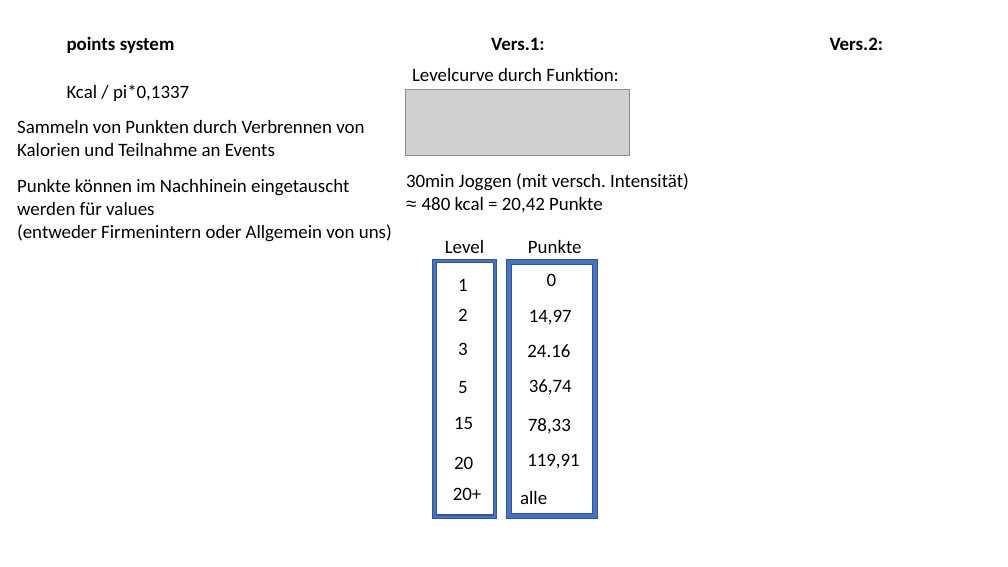
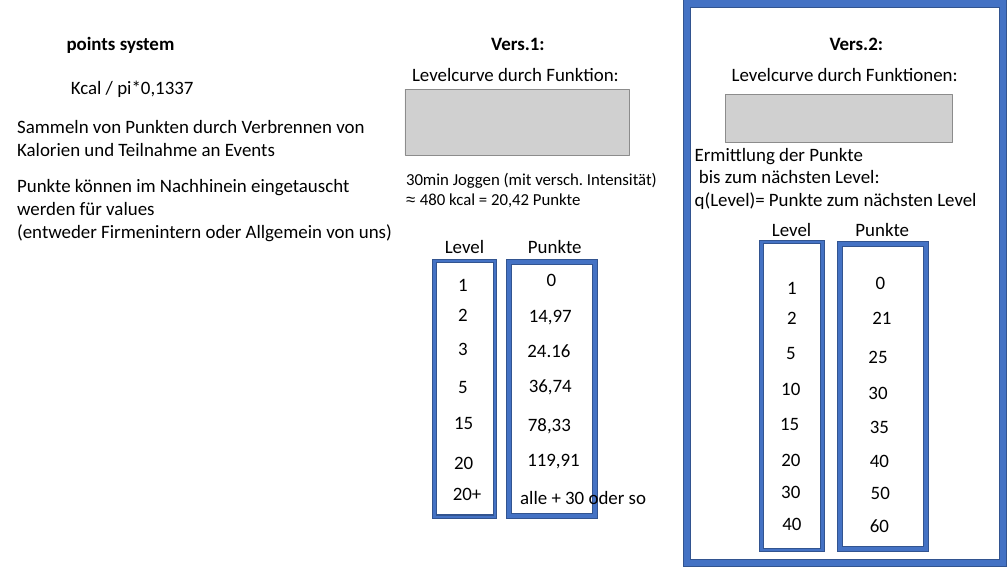
Before and after one commit to bennewehn/WorkFit, a slide deck: slide 1 of data/Streak and points.pptx. Drawn at 1008x567 pixels with LibreOffice and Linux fonts; fonts in the diff are those of the drawing; grey boxes stand for pictures. Boxes give left, top, right and bottom in pixels: in the first picture for what was removed or moved away, otherwise in the second. Text is boxed around its words. In the diff, an @@ line names an element or a change of style, - is before the commit and + after.

Commit message:
Finished level system

```diff
--- a/data/Streak and points.pptx
+++ b/data/Streak and points.pptx
@@ frame added at [684, 0, 1006, 567], fill #4472C4, outline #325491 1 pt @@
@@ text "Kcal / pi*0,1337": place and size @@
-text "Kcal / pi*0,1337" at [67, 84, 189, 101]
+text "Kcal / pi*0,1337" at [71, 80, 193, 97]
@@ text added at [732, 68, 958, 81], 18 pt, text #000000 @@
+Levelcurve durch Funktionen:
@@ picture added at [726, 95, 953, 143] @@
@@ text added at [695, 148, 976, 209], 18 pt, text #000000 @@
+Ermittlung der Punkte
+bis zum nächsten Level:
+q(Level)= Punkte zum nächsten Level
@@ text "30min Joggen (mit versch. Intensität)" at [406, 173, 657, 207]: size 18 to 16 pt @@
@@ text added at [772, 223, 811, 242], 18 pt, text #000000 @@
+Level
@@ text added at [855, 223, 909, 242], 18 pt, text #000000 @@
+Punkte
@@ frame added at [760, 240, 824, 552], fill #4472C4, outline #325491 1 pt @@
@@ frame added at [838, 241, 929, 552], fill #4472C4, outline #325491 1 pt @@
@@ text added at [787, 282, 797, 294], 18 pt, text #000000 @@
+1
@@ text added at [876, 276, 886, 289], 18 pt, text #000000 @@
+0
@@ text added at [787, 311, 797, 324], 18 pt, text #000000 @@
+2
@@ text added at [872, 311, 891, 324], 18 pt, text #000000 @@
+21
@@ text added at [786, 347, 796, 359], 18 pt, text #000000 @@
+5
@@ text added at [868, 350, 887, 363], 18 pt, text #000000 @@
+25
@@ text added at [781, 382, 800, 395], 18 pt, text #000000 @@
+10
@@ text added at [868, 386, 887, 399], 18 pt, text #000000 @@
+30
@@ text added at [780, 418, 799, 430], 18 pt, text #000000 @@
+15
@@ text added at [870, 420, 889, 433], 18 pt, text #000000 @@
+35
@@ text added at [781, 453, 800, 466], 18 pt, text #000000 @@
+20
@@ text added at [870, 454, 889, 467], 18 pt, text #000000 @@
+40
@@ text at [520, 488, 646, 509]: text changed @@
-alle
+alle + 30 oder so
@@ text added at [781, 485, 800, 498], 18 pt, text #000000 @@
+30
@@ text added at [871, 486, 890, 499], 18 pt, text #000000 @@
+50
@@ text added at [782, 517, 801, 530], 18 pt, text #000000 @@
+40
@@ text added at [870, 519, 889, 532], 18 pt, text #000000 @@
+60
```
Also in this commit, not shown: 2 other files.
